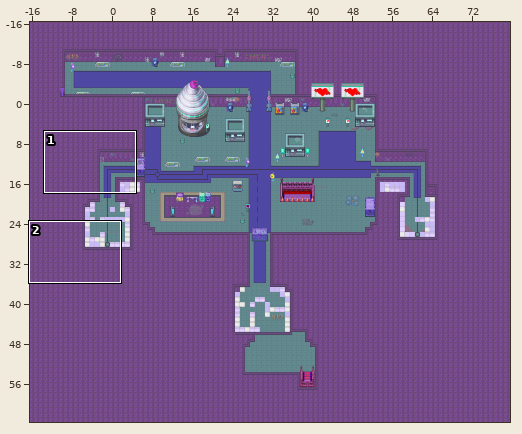
Tiled map -- Assets/Sprites/TilesetPrototipo/Trolls/TileMas/Tileset/Tilemap/TileFinal.tmx. Above, an overview of the earlier version with the close-up marked.
Close-up. Old version:
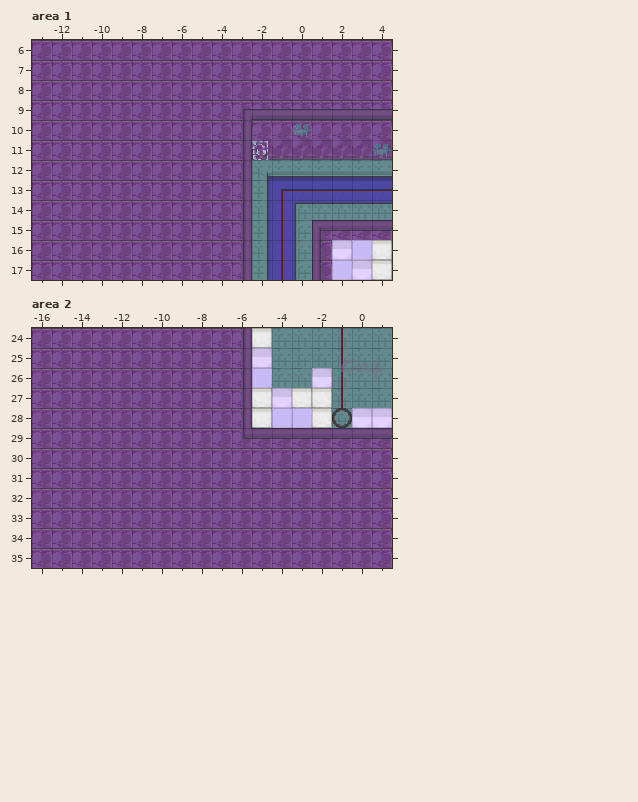
Cells are 32x32 px. Shown: area 1 x -13..4, y 6..17; area 2 x -16..1, y 24..35. The commit also changed other parts of the map, which this record leaves out.
And afterwards:
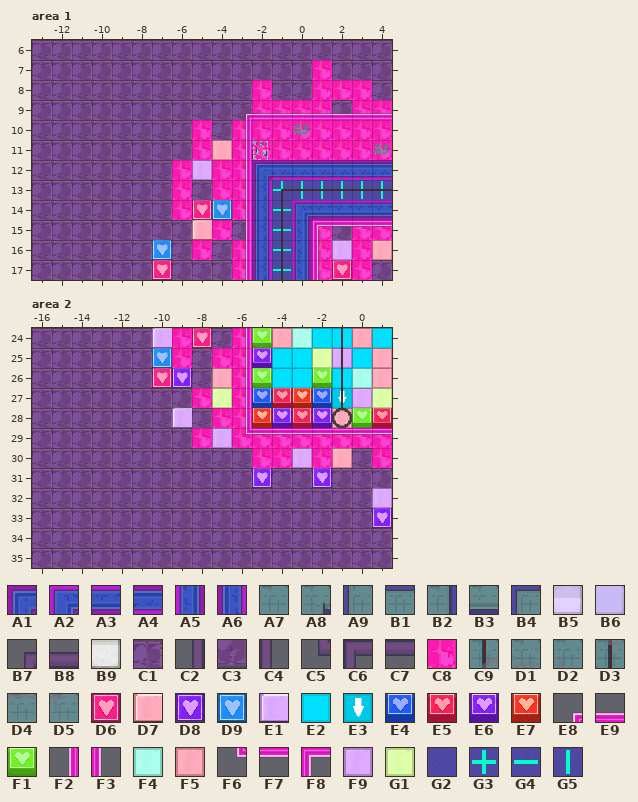
Key: from "Chão tile Roosa e azul": A1 18 turned 90, A2 30 turned 90, A3 31, A4 31 turned 180, A5 31 turned 270, A6 31 turned 90; from "ChãoTiles": A7 1, A8 5, A9 17, B1 21, B2 25, B3 29, B4 35; from "Metro": B5 112, B6 176, B7 234, B8 235, B9 240, C1 267, C2 297, C3 299, C4 302, C5 361, C6 365, C7 395, C8 2555, C9 3752, D1 3753, D2 3754, D3 3784, D4 3785, D5 3786; from "Piso Sokoban": D6 3, D7 7, D8 12, D9 13, E1 15, E2 22, E3 23, E4 36, E5 37, E6 38, E7 39, E8 45, E9 46, F1 48, F2 54, F3 56, F4 60, F5 61, F6 63, F7 64, F8 66 turned 180, F9 69, G1 70; from "Ruas": G2 1, G3 16, G4 29, G5 34 turned 90.
__ is an empty cell, ## one hidden under a higher layer, .. an unchanged one.
See-through tiles are keyed as they look on the map.
The edit:
--- layer "Floor", area 1
@@ x -7..4 @@
- 7 .. .. .. .. .. .. .. .. C1 .. .. ..
- 8 .. .. .. .. .. C1 .. .. C1 C1 C1 ..
- 9 .. .. .. .. .. C1 C1 C1 C1 .. C1 C1
-10 .. .. C1 .. C1 .. .. .. .. .. .. ..
-11 .. .. C1 C1 C1 .. .. .. .. .. .. ..
-12 .. C1 C1 .. C1 A8 B3 B3 B3 B3 B3 B3
-13 .. C1 .. C1 C1 B2 G2 G2 G2 G2 G2 G2
-14 .. C1 C1 C1 C1 B2 G2 B4 B1 B1 B1 B1
-15 .. .. C1 C1 .. B2 G2 A9 C1 .. C1 C1
-16 C1 .. C1 .. C1 B2 G2 A9 C1 ## ## ##
-17 C1 .. .. .. C1 B2 G2 A9 C1 ## ## ##
+ 7 .. .. .. .. .. .. .. .. C8 .. .. ..
+ 8 .. .. .. .. .. C8 .. .. C8 C8 C8 ..
+ 9 .. .. .. .. .. C8 C8 C8 C8 .. C8 C8
+10 .. .. C8 .. C8 .. .. .. .. .. .. ..
+11 .. .. C8 F5 C8 .. .. .. .. .. .. ..
+12 .. C8 F9 .. C8 A1 A4 A4 A4 A4 A4 A4
+13 .. C8 .. C8 C8 A6 G3 G5 G5 G5 G5 G5
+14 .. C8 D6 D9 C8 A6 G4 A2 A3 A3 A3 A3
+15 .. .. D7 C8 .. A6 G4 A5 C8 .. C8 C8
+16 D9 .. C8 .. C8 A6 G4 A5 C8 F9 C8 F5
+17 D6 .. .. .. C8 A6 G4 A5 C8 D6 C8 C1
--- layer "GlowGroup/GlowNegativo" (removed), area 1
@@ x 2..4 @@
-16 B5 B6 B9
-17 B6 B5 B9
+16 __ __ __
+17 __ __ __
--- layer "ParadesCima", area 1
@@ x -4..4 @@
- 9 .. B7 B8 B8 B8 B8 B8 B8 B8
-10 .. C2 C1 C1 C1 C1 C1 C1 C1
-11 .. C2 C3 C3 C3 C3 C3 C3 C3
-12 __ C2 .. .. .. .. .. .. ..
-13 .. C2 .. .. .. .. .. .. ..
-14 .. C2 .. .. .. .. .. .. ..
-15 .. C2 .. .. .. .. .. .. ..
-16 .. C2 .. .. .. .. .. .. ..
-17 .. C2 .. .. .. .. .. .. ..
+ 9 .. __ __ __ __ __ __ __ __
+10 .. __ C8 C8 C8 C8 C8 C8 C8
+11 .. __ C8 C8 C8 C8 C8 C8 C8
+12 C8 __ .. .. .. .. .. .. ..
+13 .. __ .. .. .. .. .. .. ..
+14 .. __ .. .. .. .. .. .. ..
+15 .. __ .. .. .. .. .. .. ..
+16 .. __ .. .. .. .. .. .. ..
+17 .. __ .. .. .. .. .. .. ..
--- layer "ParedesBaixa", area 1
@@ x -3..4 @@
- 9 __ __ __ __ __ __ __ __
-10 __ .. .. .. .. .. .. ..
-11 __ .. .. .. .. .. .. ..
-12 __ .. .. .. .. .. .. ..
-13 __ .. .. .. .. .. .. ..
-14 __ .. .. .. .. .. .. ..
-15 __ .. .. .. C6 C7 C7 C7
-16 __ .. .. .. C4 .. .. ..
-17 __ .. .. .. C4 .. .. ..
+ 9 E8 E9 E9 E9 E9 E9 E9 E9
+10 F2 .. .. .. .. .. .. ..
+11 F2 .. .. .. .. .. .. ..
+12 F2 .. .. .. .. .. .. ..
+13 F2 .. .. .. .. .. .. ..
+14 F2 .. .. .. .. .. .. ..
+15 F2 .. .. .. F8 F7 F7 F7
+16 F2 .. .. .. F3 .. .. ..
+17 F2 .. .. .. F3 .. .. ..
--- layer "Floor", area 2
@@ x -10..1 @@
-24 C1 C1 C1 .. C1 ## A7 A7 A7 A7 A7 A7
-25 C1 C1 .. C1 C1 ## A7 A7 A7 A7 A7 A7
-26 C1 C1 .. C1 C1 ## A7 A7 ## A7 A7 A7
-27 .. .. C1 C1 C1 ## ## ## ## A7 A7 A7
-28 .. C1 .. C1 C1 ## ## ## ## A7 ## ##
-29 .. .. C1 C1 C1 C1 C1 C1 C1 C1 C1 C1
-30 .. .. .. .. .. C1 C1 C1 C1 C1 .. C1
-31 .. .. .. .. .. C1 .. .. C1 .. .. ..
-32 .. .. .. .. .. .. .. .. .. .. .. C1
-33 .. .. .. .. .. .. .. .. .. .. .. C1
+24 E1 C8 D6 .. C8 F1 F5 F4 E2 E2 F5 E2
+25 D9 C8 .. C8 C8 E6 E2 E2 G1 F9 E2 F5
+26 D6 D8 .. F5 C8 F1 E2 E2 F1 E2 F4 F5
+27 .. .. C8 G1 C8 E4 E5 E7 E4 E3 F9 G1
+28 .. E1 .. C8 C8 E7 E6 E5 E6 F5 F1 E5
+29 .. .. C8 F9 C8 C8 C8 C8 C8 C8 C8 C8
+30 .. .. .. .. .. C8 C8 F9 C8 F5 .. C8
+31 .. .. .. .. .. D8 .. .. D8 .. .. ..
+32 .. .. .. .. .. .. .. .. .. .. .. F9
+33 .. .. .. .. .. .. .. .. .. .. .. D8
--- layer "GlowGroup/GlowNegativo" (removed), area 2
@@ x -5..1 @@
-24 B9 .. .. .. .. .. ..
-25 B5 .. .. .. .. .. ..
-26 B6 .. .. B5 .. .. ..
-27 B9 B5 B9 B9 .. .. ..
-28 B9 B6 B6 B9 .. B5 B5
+24 __ .. .. .. .. .. ..
+25 __ .. .. .. .. .. ..
+26 __ .. .. __ .. .. ..
+27 __ __ __ __ .. .. ..
+28 __ __ __ __ .. __ __
--- layer "ParedesBaixa", area 2
@@ x -6..1 @@
-24 C2 .. .. .. .. .. .. ..
-25 C2 .. .. .. .. .. .. ..
-26 C2 .. .. .. .. .. .. ..
-27 C2 .. .. .. .. .. .. ..
-28 C2 .. .. .. .. .. .. ..
-29 C5 C7 C7 C7 C7 C7 C7 C7
+24 F2 .. .. .. .. .. .. ..
+25 F2 .. .. .. .. .. .. ..
+26 F2 .. .. .. .. .. .. ..
+27 F2 .. .. .. .. .. .. ..
+28 F2 .. .. .. .. .. .. ..
+29 F6 F7 F7 F7 F7 F7 F7 F7
--- layer "Grafites2", area 2
@@ x -1..1 @@
-25 C9 D1 D2
-26 D3 D4 D5
+25 __ __ __
+26 __ __ __
